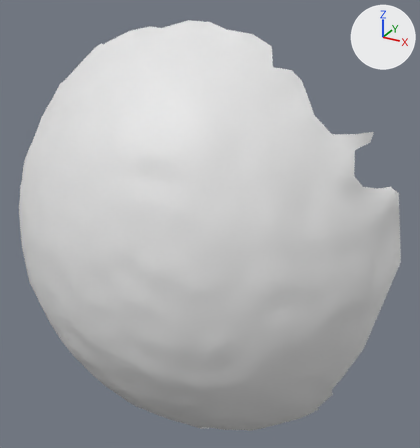
What one commit did to the OBJ model res/final/onecam_fullvolume/cleanedup/FullVolium.000424.obj.
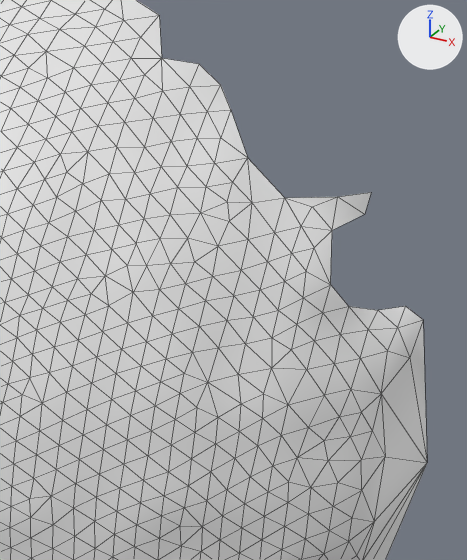
Each version is shown whole from a 50 mm lens placed at (105.6, -781.5, 644.8), pointed at (20.7, -627.1, 567.6), then close up on the part from 46% to 100% of the width and 9% to 69% of the height. The lights are fixed; the arrows at upper right show +X, +Y and +Z. The close-ups show mesh edges as thin lines. Where no turn or scale is listed for an object, it has been applied to the vertices.

Before the edit, the objects in view are built like this:
```python
me_fullvolium_000424 = bpy.data.meshes.new('FullVolium.000424')
me_fullvolium_000424.from_pydata(...)  # 1947 vertices, 3823 faces; spans x -61.2..80.8, y -671.8..-603.8, z 486.2..630.3
# before: 829 (66.0, -638.3, 593.3) at pixel (303, 297), 830 (65.7, -636.9, 596.4) at pixel (306, 271), 1448 (68.3, -636.6, 591.2) at pixel (322, 312), 1449 (70.6, -633.1, 591.3) at pixel (348, 306), 1450 (68.7, -635.8, 594.8) at pixel (330, 284)
# before: 1718 (65.8, -634.5, 598.8) at pixel (314, 247), 1728 (66.9, -630.8, 600.3) at pixel (332, 230), 1793 (76.2, -628.4, 587.8) at pixel (397, 327), 1794 (76.4, -625.9, 590.0) at pixel (405, 306), 1796 (78.8, -625.6, 588.5) at pixel (423, 319)
# before: 1938 (78.2, -628.2, 583.9) at pixel (409, 357), 1945 (80.8, -618.4, 564.6) at pixel (427, 462)
# before: 1698 (46.5, -631.2, 616.9) at pixel (189, 86), 1747 (46.7, -628.7, 619.5) at pixel (199, 64), 1748 (49.5, -627.7, 616.9) at pixel (220, 85), 1909 (41.7, -629.5, 620.0) at pixel (161, 58)
ob_fullvolium_000424 = bpy.data.objects.new('FullVolium.000424', me_fullvolium_000424)
ob_fullvolium_000424.location = (0.0, 0.0, 0.0)
```
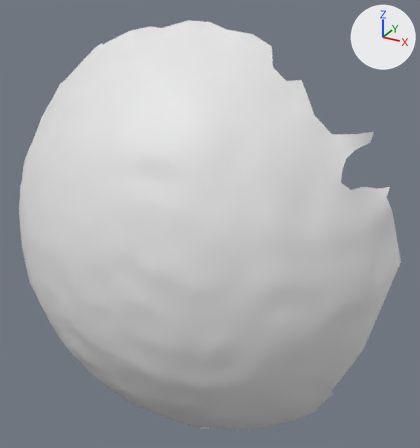
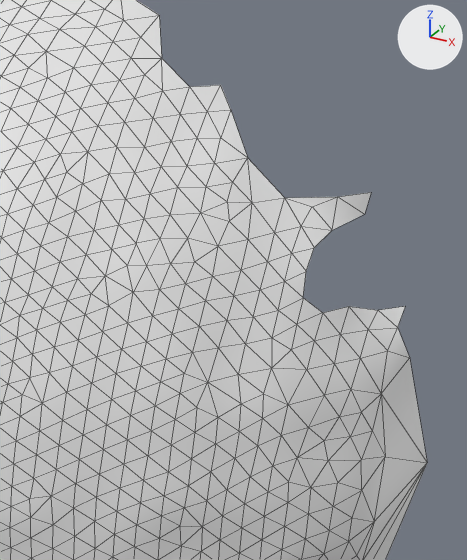
Patch to the scene script:
```diff
--- a/res/final/onecam_fullvolume/cleanedup/FullVolium.000424.obj.py
+++ b/res/final/onecam_fullvolume/cleanedup/FullVolium.000424.obj.py
@@ me_fullvolium_000424 @@
 me_fullvolium_000424.from_pydata(...)  # 1947 vertices, 3823 faces; spans x -61.2..80.8, y -671.8..-603.8, z 486.2..630.3
 # used by ob_fullvolium_000424; location = (0.0, 0.0, 0.0)
 # verts and faces of me_fullvolium_000424; kept vertices keep their numbers, new ones are numbered from 1947
+# me_fullvolium_000424 part 1
+delete_vertices([1450, 1796])  # with the faces that use them
+# me_fullvolium_000424 part 2
+delete_vertices([1747])  # with the faces that use them
```

What differs and where, as boxes [x1, y1, x2, y2] in the close-ups (467 x 560 px):
part 1 of me_fullvolium_000424, deleted
    before: [303, 231, 427, 458]
part 2 of me_fullvolium_000424, deleted
    before: [162, 58, 220, 87]
